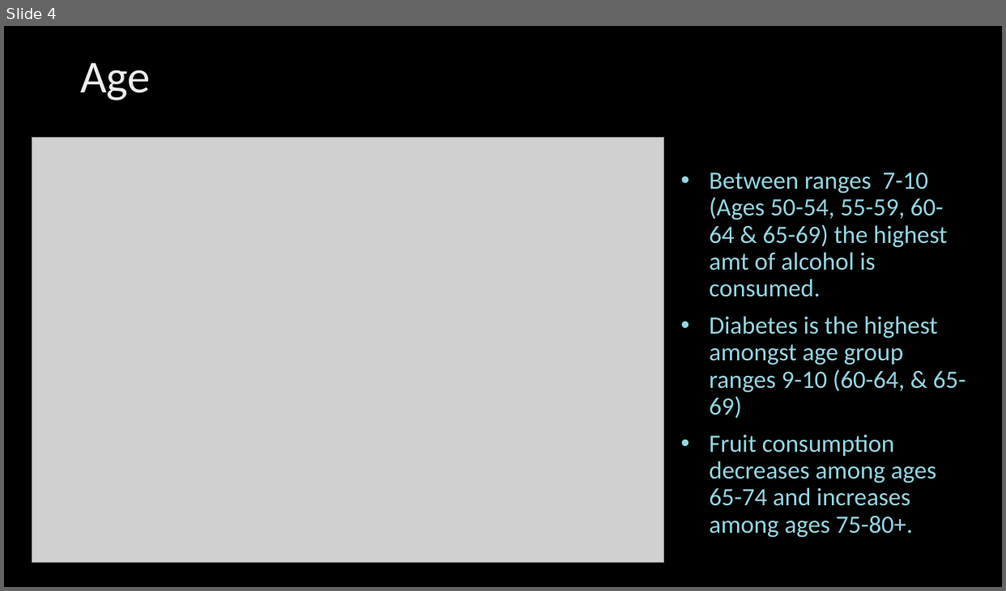
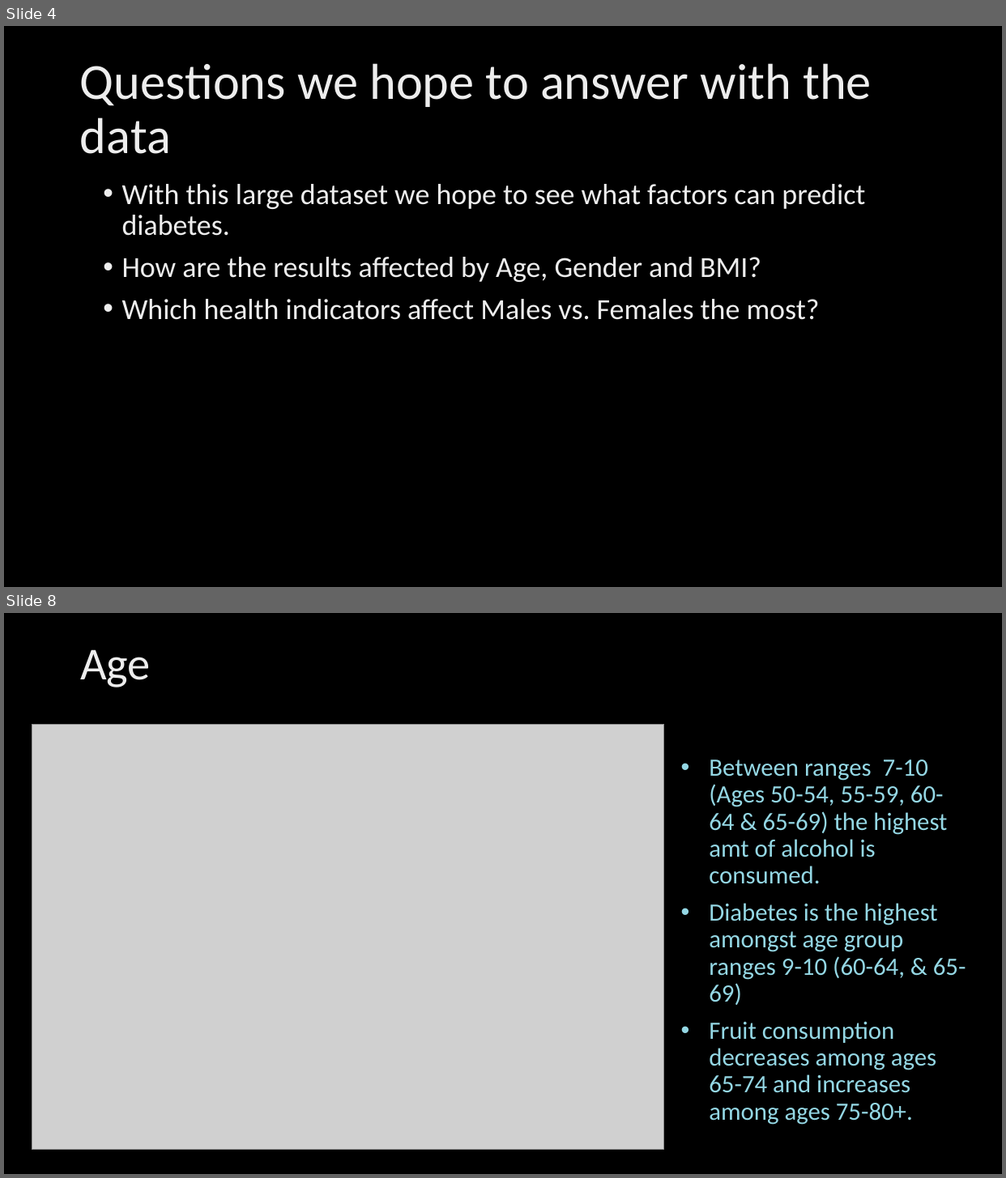
Before and after one commit to Rosedragon87/Capstone_Project_2021, a slide deck: Data_Science_Capstone_2021.pptx. Shown one above the other, each under a label of ours: slide 4 before the commit, slides 4 and 8 after it; the slides between them are not shown. The pictures are 1006x591 and 1006x1178 pixels, drawn with LibreOffice and Linux fonts; fonts in the diff are those of the drawing; grey boxes stand for pictures; background and template pictures are left out. Boxes give left, top, right and bottom in pixels: in the first picture for what was removed or moved away, otherwise in the second. Text is boxed around its words. In the diff, an @@ line names an element or a change of style, - is before the commit and + after.

```diff
--- a/Data_Science_Capstone_2021.pptx
+++ b/Data_Science_Capstone_2021.pptx
@@ slide 4 added at bbox=[4, 26, 1002, 587], background picture (left out) @@
@@ title added at bbox=[80, 63, 872, 154], 48.6 pt, text gradient #BFBFBF to #EDEDED to #FFFFFF @@
+Questions we hope to answer with the data
@@ text added at bbox=[122, 184, 865, 320], 28 pt, text gradient #BFBFBF to #EDEDED to #FFFFFF @@
+• With this large dataset we hope to see what factors can predict diabetes.
+• How are the results affected by Age, Gender and BMI?
+• Which health indicators affect Males vs. Females the most?
@@ what was slide 4 is now slide 8 @@
```
Also in this commit, not shown: 5 slides changed, 8 other slides added, 12 slides removed.
